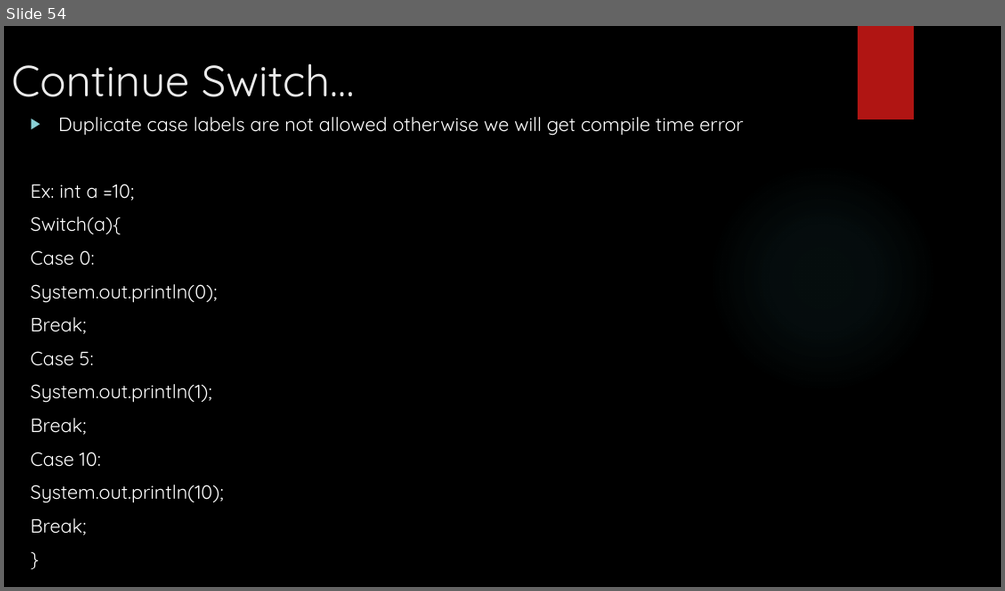
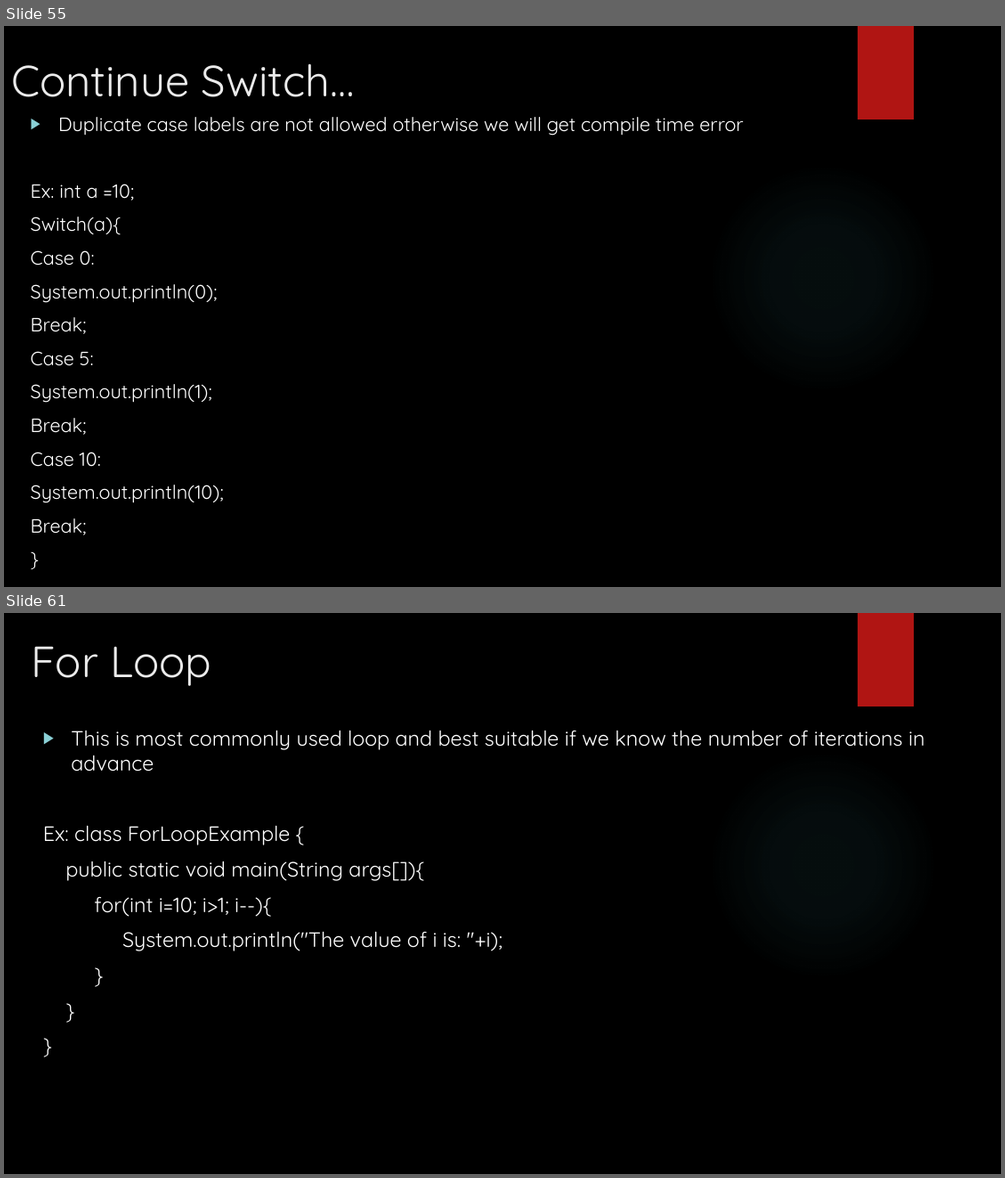
Before and after one commit to Vishalkr1091/JavaTrainingMaterial, a slide deck: Java Training - Sessions.pptx. Shown one above the other, each under a label of ours: slide 54 before the commit, slides 55 and 61 after it; the slides between them are not shown. The pictures are 1005x591 and 1005x1178 pixels, drawn with LibreOffice and Linux fonts; fonts in the diff are those of the drawing; background and template pictures are left out. Boxes give left, top, right and bottom in pixels: in the first picture for what was removed or moved away, otherwise in the second. Text is boxed around its words. In the diff, an @@ line names an element or a change of style, - is before the commit and + after.

```diff
--- a/Java Training - Sessions.pptx
+++ b/Java Training - Sessions.pptx
@@ slide 61 added at [4, 613, 1001, 1174], background picture (left out); not listed: 2 template elements that a slide beside it also shows @@
@@ title added at [32, 646, 211, 686], 42 pt, text #EBEBEB @@
+For Loop
@@ text added at [43, 730, 924, 951], 20 pt, text #FFFFFF @@
+▶ This is most commonly used loop and best suitable if we know the number of iterations in advance
+Ex: class ForLoopExample {
+public static void main(String args[]){
+for(int i=10; i>1; i--){
+System.out.println("The value of i is: "+i);
+}
+}
+}
@@ what was slide 54 is now slide 55 @@
```
Also in this commit, not shown: 30 other slides added.
